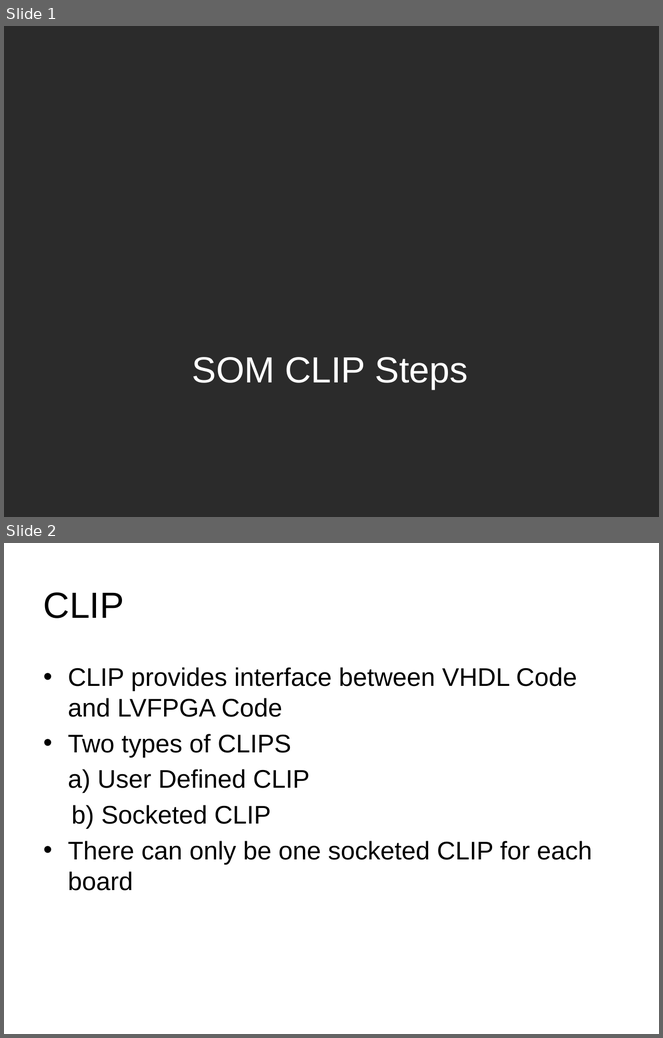
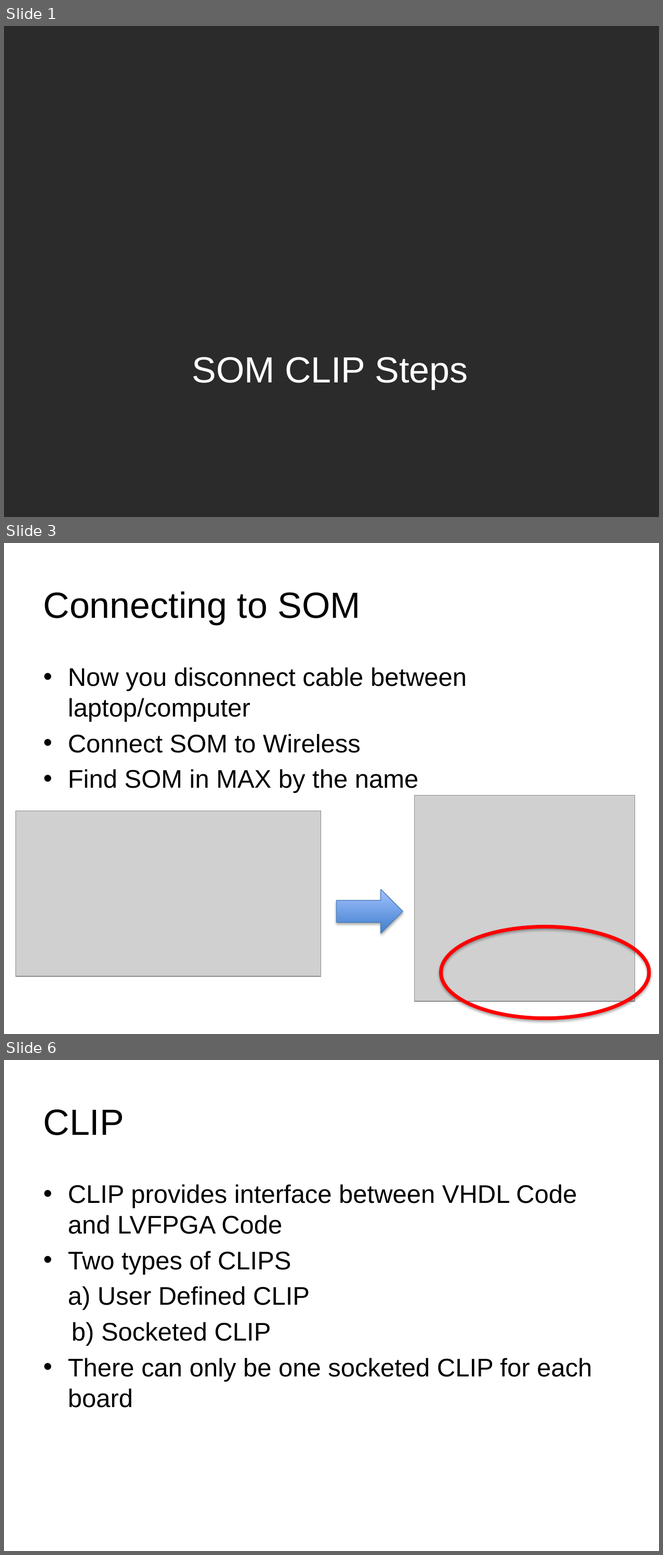
Before and after one commit to kalyanramu/Presentations, a slide deck: Mine/SOM Development Techniques.pptx. Shown one above the other, each under a label of ours: slides 1 and 2 before the commit, slides 1, 3 and 6 after it; the slides between them are not shown. The pictures are 663x1038 and 663x1555 pixels, drawn with LibreOffice and Linux fonts; fonts in the diff are those of the drawing; grey boxes stand for pictures; background and template pictures are left out; a plain dark background stands for a picture behind light text. Boxes give left, top, right and bottom in pixels: in the first picture for what was removed or moved away, otherwise in the second. Text is boxed around its words. In the diff, an @@ line names an element or a change of style, - is before the commit and + after.

```diff
--- a/Mine/SOM Development Techniques.pptx
+++ b/Mine/SOM Development Techniques.pptx
@@ slide 3 added at (4,543,659,1034), background picture (left out) @@
@@ title added at (44,591,361,625), 40 pt, text #000000 @@
+Connecting to SOM
@@ text added at (68,667,467,793), 28 pt, text #000000 @@
+• Now you disconnect cable between laptop/computer
+• Connect SOM to Wireless
+• Find SOM in MAX by the name
@@ picture added at (415,795,636,1002) @@
@@ picture added at (16,811,321,977) @@
@@ right arrow added at (337,890,403,934), fill gradient #3F80CE to #A4C4FF, outline #4B7EBC 0.75 pt @@
@@ ellipse added at (441,927,649,1019), outline #FF0000 4 pt @@
@@ what was slide 2 is now slide 6 @@
```
Also in this commit, not shown: 1 slide changed, 3 other slides added, 1 other file.
